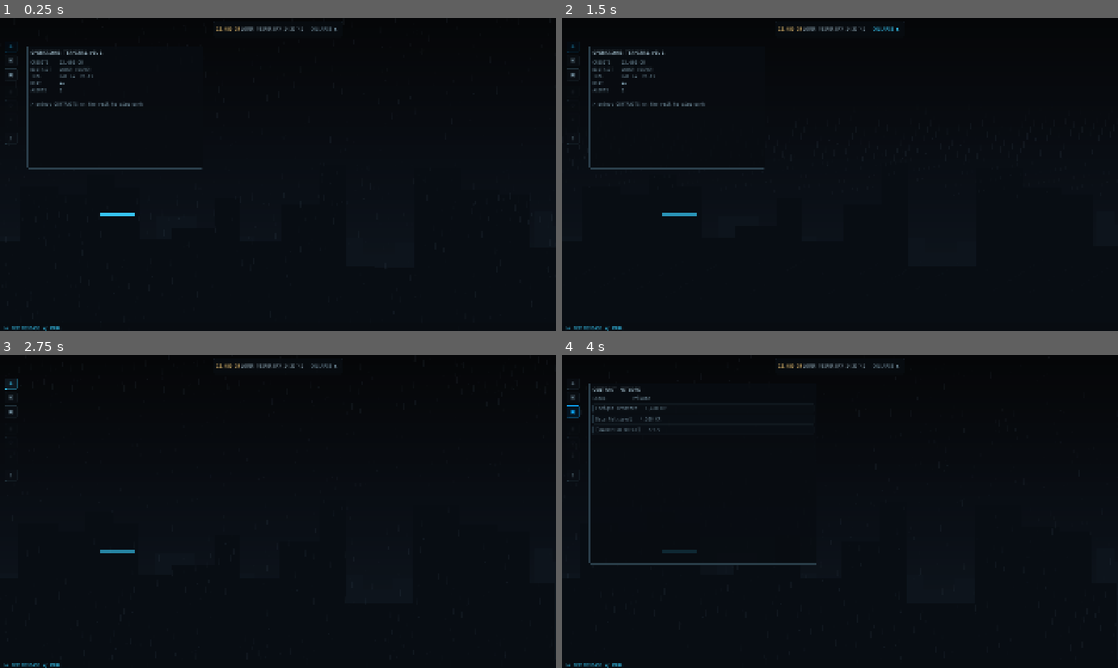
Above: before the commit, frames 1-4 (two rows, left to right).
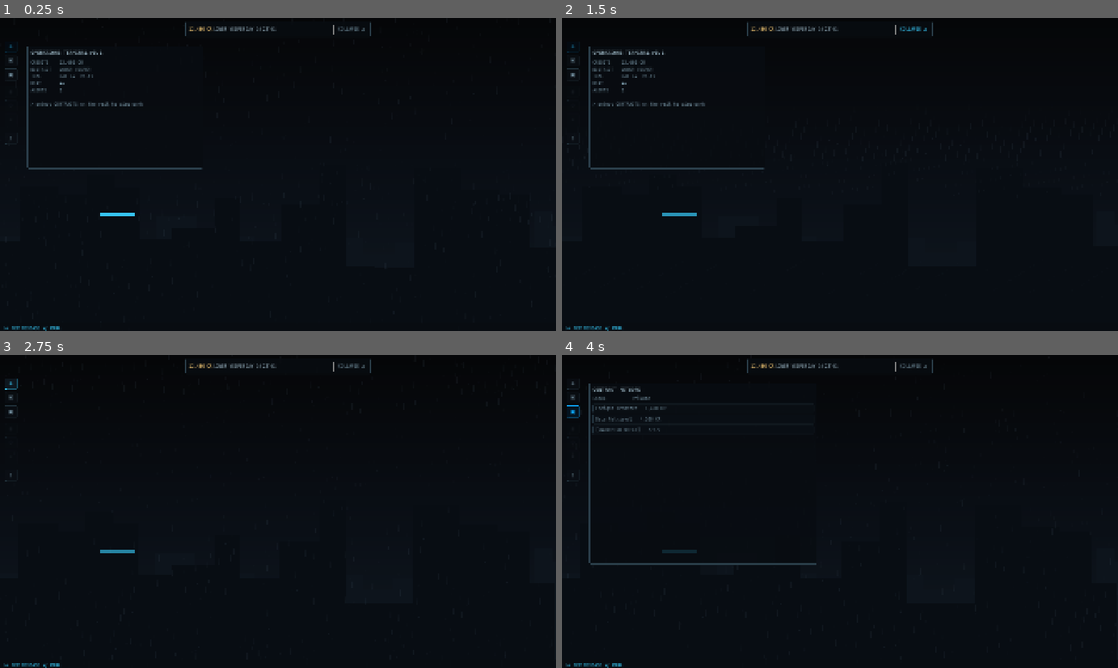
Above: after the commit, the same moments.

Repository: merlinbr/operator
Game: Godot game, scene res://scenes/main/main.tscn
Same seed, same stepped clock (60 frames per second), same inputs: the game is played once before the commit and once after it.
Inputs:
- Up to frame 1 (0.25 s): no input
- Up to frame 2 (1.5 s): click "COLLAPSE ▲" at 0.5 s; click "EXPAND ▼" at 1.25 s
- Up to frame 3 (2.75 s): click "◈" at 2 s
- Up to frame 4 (4 s): click "✉" at 2.75 s; click "▣" at 3.5 s

The runs differ from the first frame. In frame 1, 0.3% of the frame differs, in the area x 33-67%, y 1-6%; in frame 2, 0.3%; in frame 3, 0.3%; in frame 4, 0.3%.

Commit message:
style: flatten top status HUD frame

Diff:
--- a/resources/operator_theme.tres
+++ b/resources/operator_theme.tres
@@ -85,19 +85,19 @@
 
 [sub_resource type="StyleBoxFlat" id="sbf_chip"]
 content_margin_left = 16.0
-content_margin_top = 6.0
+content_margin_top = 3.0
 content_margin_right = 16.0
-content_margin_bottom = 6.0
+content_margin_bottom = 3.0
 bg_color = Color(0.02745, 0.03922, 0.0549, 0.72)
 border_width_left = 1
 border_width_top = 1
 border_width_right = 1
 border_width_bottom = 1
 border_color = Color(0.17255, 0.25098, 0.29804, 1)
-corner_radius_top_left = 3
-corner_radius_top_right = 3
-corner_radius_bottom_right = 3
-corner_radius_bottom_left = 3
+corner_radius_top_left = 1
+corner_radius_top_right = 1
+corner_radius_bottom_right = 1
+corner_radius_bottom_left = 1
 
 [resource]
 default_font = ExtResource("1_font")
--- a/scenes/ui/status_chip.tscn
+++ b/scenes/ui/status_chip.tscn
@@ -3,6 +3,7 @@
 [ext_resource type="Script" path="res://scenes/ui/status_chip.gd" id="1_chip"]
 
 [node name="StatusChip" type="PanelContainer"]
+custom_minimum_size = Vector2(640, 38)
 offset_right = 240.0
 offset_bottom = 64.0
 script = ExtResource("1_chip")
